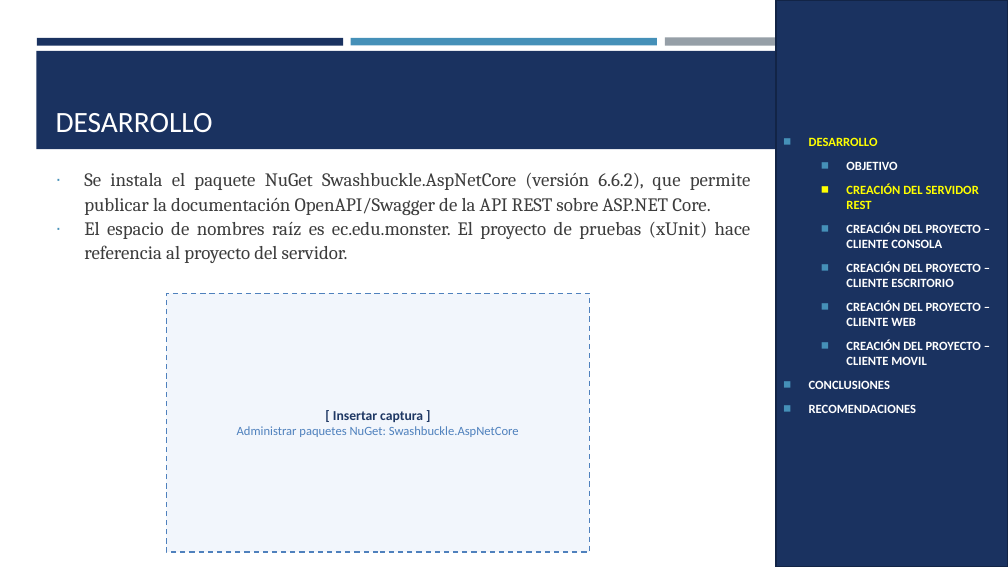
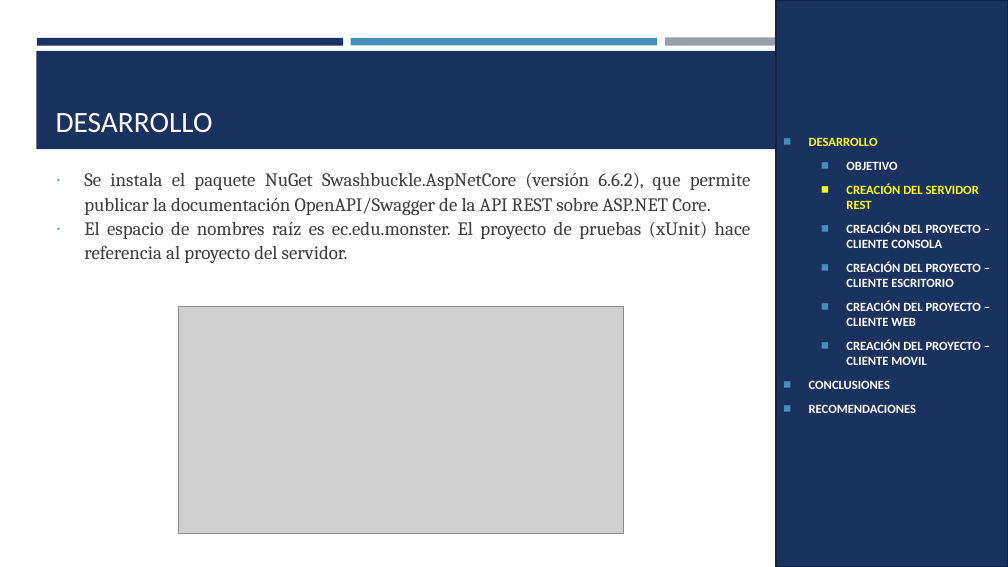
Before and after one commit to ldmoran/PAO202651_ARQSOFT_NRC36883, a slide deck: slide 5 of P1/TI.1.4. PAO202651_RESTFUL_DOTNET_SINBDD_NRC_36883_GR07/05. DOCUMENTACION/PRESENTACION TI.1.4. RESTFUL sin BDD en DOTNET GR07.pptx. Drawn at 1008x567 pixels with LibreOffice and Linux fonts; fonts in the diff are those of the drawing; grey boxes stand for pictures. Boxes give left, top, right and bottom in pixels: in the first picture for what was removed or moved away, otherwise in the second. Text is boxed around its words. In the diff, an @@ line names an element or a change of style, - is before the commit and + after.

```diff
--- a/P1/TI.1.4. PAO202651_RESTFUL_DOTNET_SINBDD_NRC_36883_GR07/05. DOCUMENTACION/PRESENTACION TI.1.4. RESTFUL sin BDD en DOTNET GR07.pptx
+++ b/P1/TI.1.4. PAO202651_RESTFUL_DOTNET_SINBDD_NRC_36883_GR07/05. DOCUMENTACION/PRESENTACION TI.1.4. RESTFUL sin BDD en DOTNET GR07.pptx
@@ rectangle removed at (x1=166, y1=293, x2=590, y2=552) @@
-[ Insertar captura ]
-Administrar paquetes NuGet: Swashbuckle.AspNetCore
@@ picture added at (x1=178, y1=306, x2=623, y2=533) @@
```
Also in this commit, not shown: 5 other slides changed, 12 other files.
